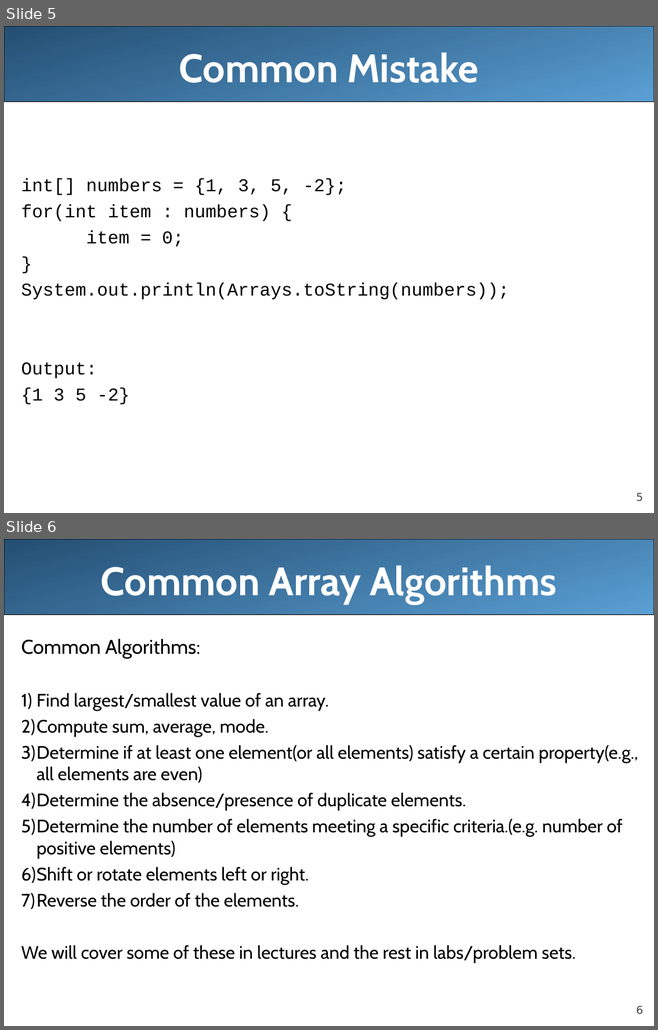
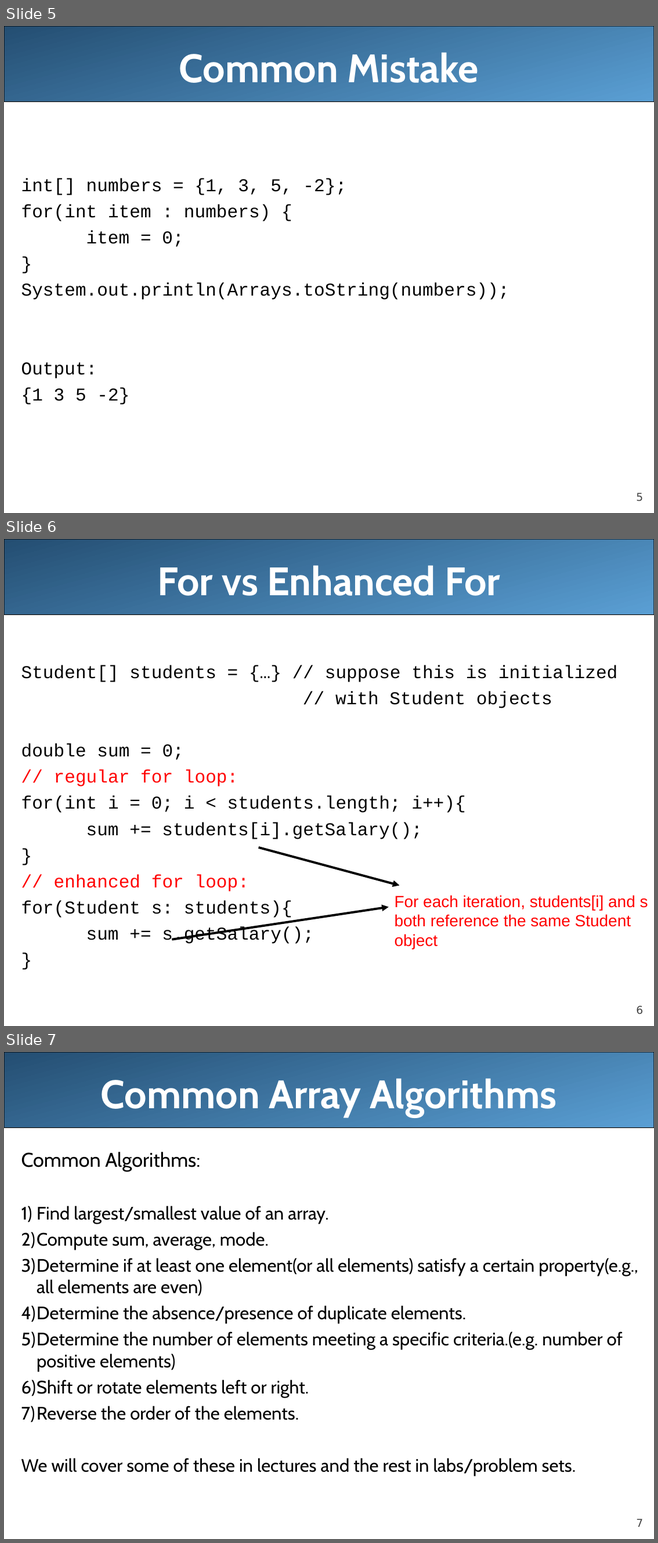
Before and after one commit to LongBaoNguyen/longbaonguyen.github.io, a slide deck: courses/apcsa/lecture17.ppt. Shown one above the other, each under a label of ours: slides 5 and 6 before the commit, slides 5, 6 and 7 after it. The pictures are 658x1030 and 658x1543 pixels, drawn with LibreOffice and Linux fonts; fonts in the diff are those of the drawing. Boxes give left, top, right and bottom in pixels: in the first picture for what was removed or moved away, otherwise in the second. Text is boxed around its words. In the diff, an @@ line names an element or a change of style, - is before the commit and + after.

```diff
--- a/courses/apcsa/lecture17.ppt
+++ b/courses/apcsa/lecture17.ppt
@@ slide 6 added at (x1=4, y1=539, x2=654, y2=1026), background #FFFFFF; not listed: 2 template elements that a slide beside it also shows @@
@@ title added at (x1=158, y1=565, x2=499, y2=596), 44 pt, text #FFFFFF, bold @@
+For vs Enhanced For
@@ text added at (x1=21, y1=665, x2=618, y2=944), 20 pt, text #000000 @@
+Student[] students = {…} // suppose this is initialized
+// with Student objects
+double sum = 0;
+// regular for loop:
+for(int i = 0; i < students.length; i++){
+sum += students[i].getSalary();
+}
+// enhanced for loop:
+for(Student s: students){
+sum += s.getSalary();
+}
@@ arrow added from (259, 848) to (399, 885), #000000 2.49 pt @@
@@ text added at (x1=394, y1=895, x2=648, y2=949), 18 pt, text #FF0000 @@
+For each iteration, students[i] and s
+both reference the same Student
+object
@@ arrow added from (172, 940) to (389, 907), #000000 2.49 pt @@
@@ what was slide 6 is now slide 7 @@
@@ page number at (x1=636, y1=1519, x2=643, y2=1527): text changed @@
-6
+7
```
Also in this commit, not shown: 4 other slides added, 2 other files.
